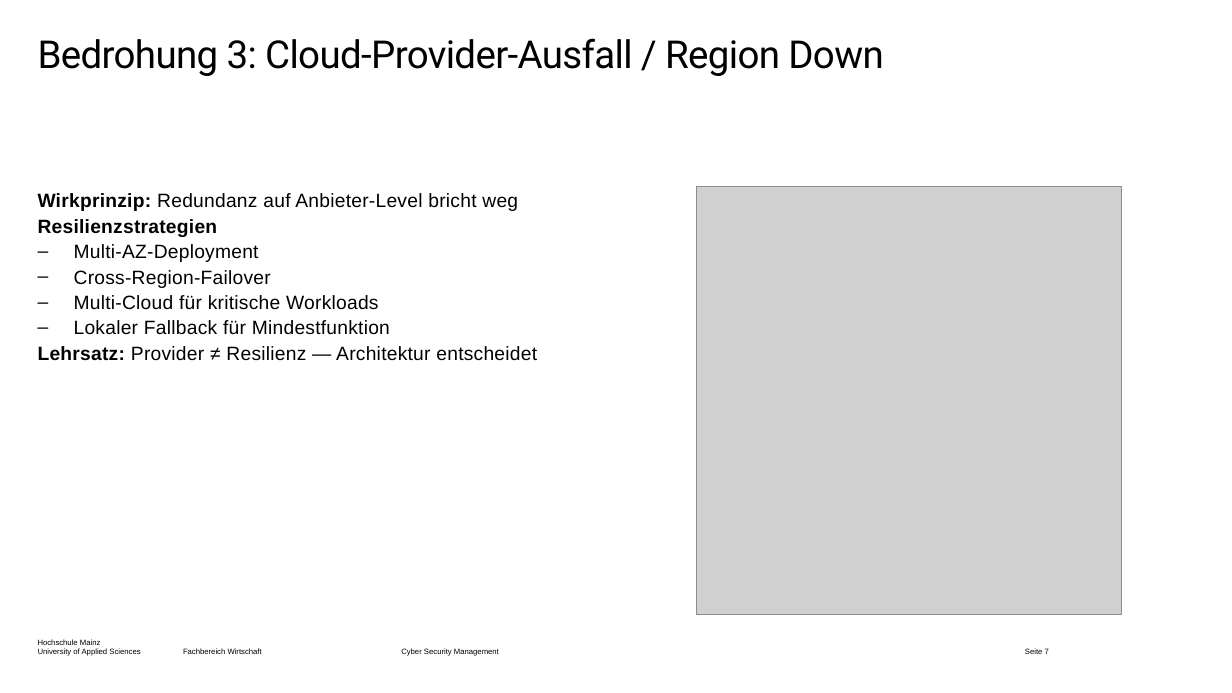
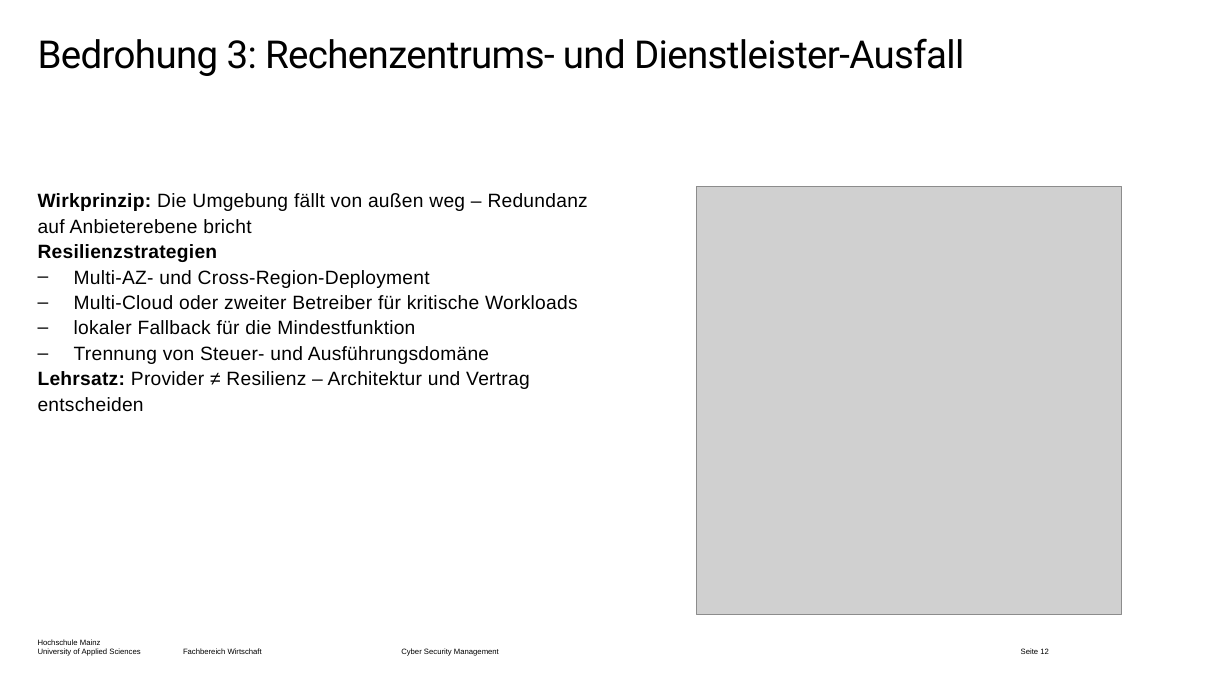
Before and after one commit to dlo-delphi/csm-cyber_resilienz-quarto, a slide deck: slide 12 of Präsentationen/Termin-04/_powerpoint/main.pptx (slide 7 before the commit). Drawn at 1232x693 pixels with LibreOffice and Linux fonts; fonts in the diff are those of the drawing; grey boxes stand for pictures; background and template pictures are left out. Boxes give left, top, right and bottom in pixels: in the first picture for what was removed or moved away, otherwise in the second. Text is boxed around its words. In the diff, an @@ line names an element or a change of style, - is before the commit and + after.

```diff
--- a/Präsentationen/Termin-04/_powerpoint/main.pptx
+++ b/Präsentationen/Termin-04/_powerpoint/main.pptx
@@ title at box(38, 38, 964, 76): text changed @@
-Bedrohung 3: Cloud-Provider-Ausfall / Region Down
+Bedrohung 3: Rechenzentrums- und Dienstleister-Ausfall
@@ text at box(38, 193, 588, 234): text changed @@
-Wirkprinzip: Redundanz auf Anbieter-Level bricht weg
+Wirkprinzip: Die Umgebung fällt von außen weg – Redundanz auf Anbieterebene bricht
@@ text at box(38, 270, 577, 412): text changed @@
-– Multi-AZ-Deployment
-– Cross-Region-Failover
-– Multi-Cloud für kritische Workloads
-– Lokaler Fallback für Mindestfunktion
-Lehrsatz: Provider ≠ Resilienz — Architektur entscheidet
+– Multi-AZ- und Cross-Region-Deployment
+– Multi-Cloud oder zweiter Betreiber für kritische Workloads
+– lokaler Fallback für die Mindestfunktion
+– Trennung von Steuer- und Ausführungsdomäne
+Lehrsatz: Provider ≠ Resilienz – Architektur und Vertrag entscheiden
@@ page number at box(1021, 648, 1049, 654): text changed @@
-Seite 7
+Seite 12
```
Also in this commit, not shown: 11 other slides changed, 14 slides added, 2 slides removed, 59 other files.
